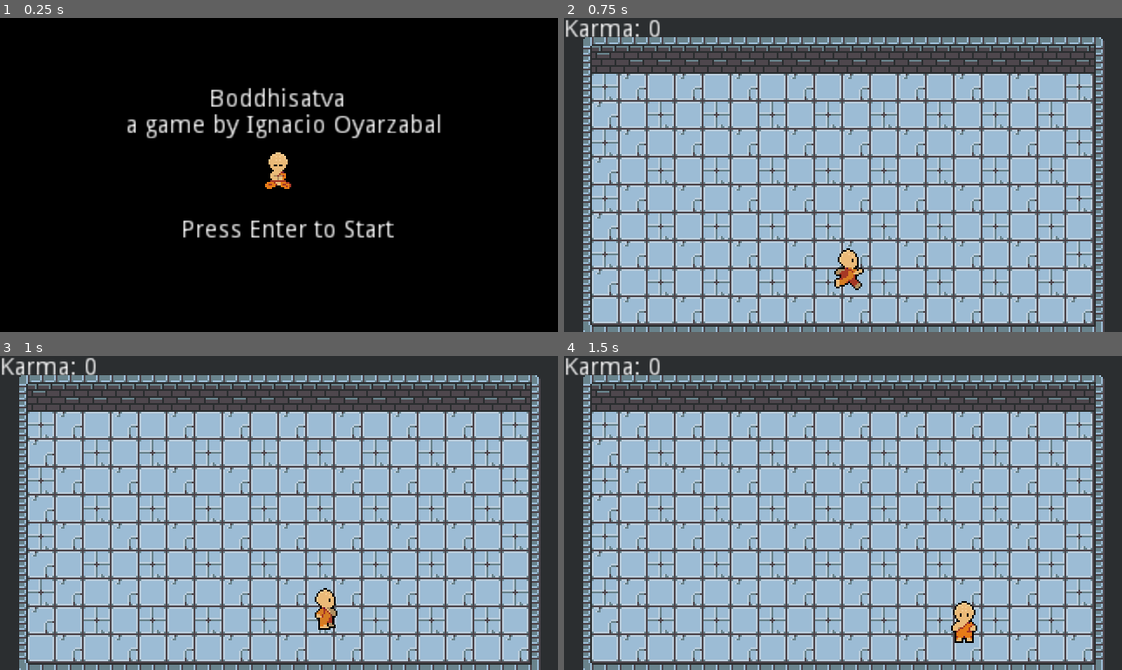
Above: before the commit, frames 1-4 (two rows, left to right).
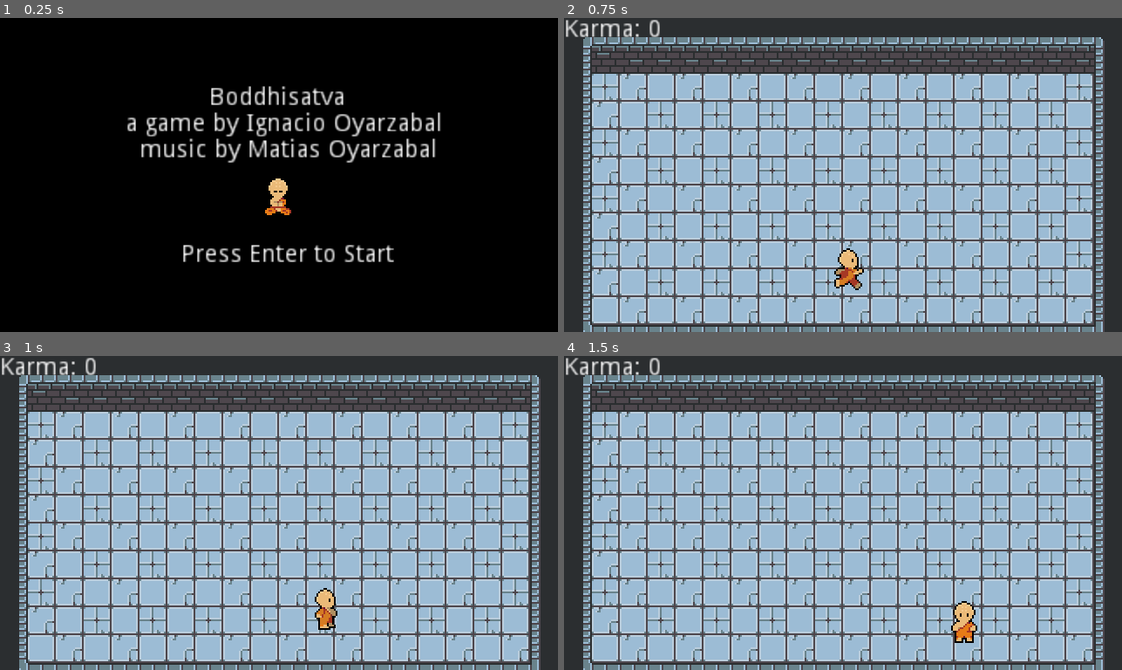
Above: after the commit, the same moments.

Repository: ignaoya/boddhisatva
Game: Godot game, scene res://TitleScreen.tscn
Same seed, same stepped clock (60 frames per second), same inputs: the game is played once before the commit and once after it.
Inputs:
- Up to frame 1 (0.25 s): no input
- Up to frame 2 (0.75 s): tap Enter (ui_accept) at 0.5, 0.6 s; hold Right (ui_right) from 0.53 s (still down)
- Up to frame 3 (1 s): keep holding Right (ui_right); tap Enter (ui_accept) at 0.77 s
- Up to frame 4 (1.5 s): tap Enter (ui_accept) at 1.07, 1.35 s; release Right (ui_right) at 1.28 s; hold Down (ui_down) from 1.28 s (still down)

The runs differ from the first frame. In frame 1, 5.6% of the frame differs, in the area x 22-80%, y 21-78%; in frame 2, nothing differs; in frame 3, nothing differs; in frame 4, nothing differs.

Commit message:
Added music credits

Diff:
--- a/TitleScreen.tscn
+++ b/TitleScreen.tscn
@@ -14,22 +14,24 @@
 
 [node name="RichTextLabel" type="RichTextLabel" parent="."]
 margin_left = -8.0
-margin_top = 40.0
+margin_top = 39.0
 margin_right = 312.0
-margin_bottom = 160.0
+margin_bottom = 183.0
 text = "								Boddhisatva
 					a game by Ignacio Oyarzabal
+					  music by Matias Oyarzabal
 
 
 
 							Press Enter to Start
+
 					"
 __meta__ = {
 "_edit_use_anchors_": false
 }
 
 [node name="Meditating Monk" type="Sprite" parent="."]
-position = Vector2( 160, 88 )
+position = Vector2( 160, 103.136 )
 texture = ExtResource( 3 )
 hframes = 4
 
